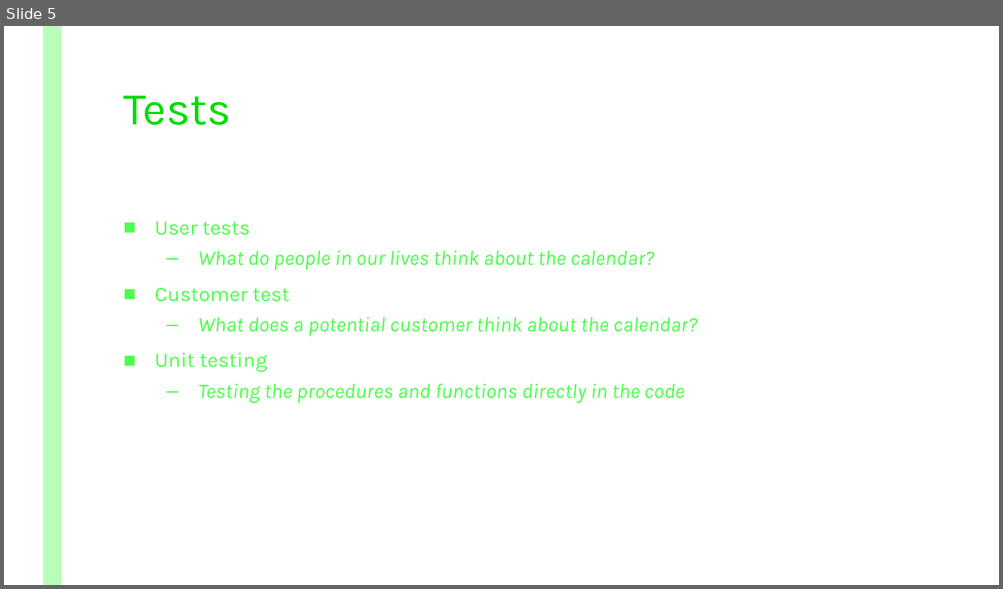
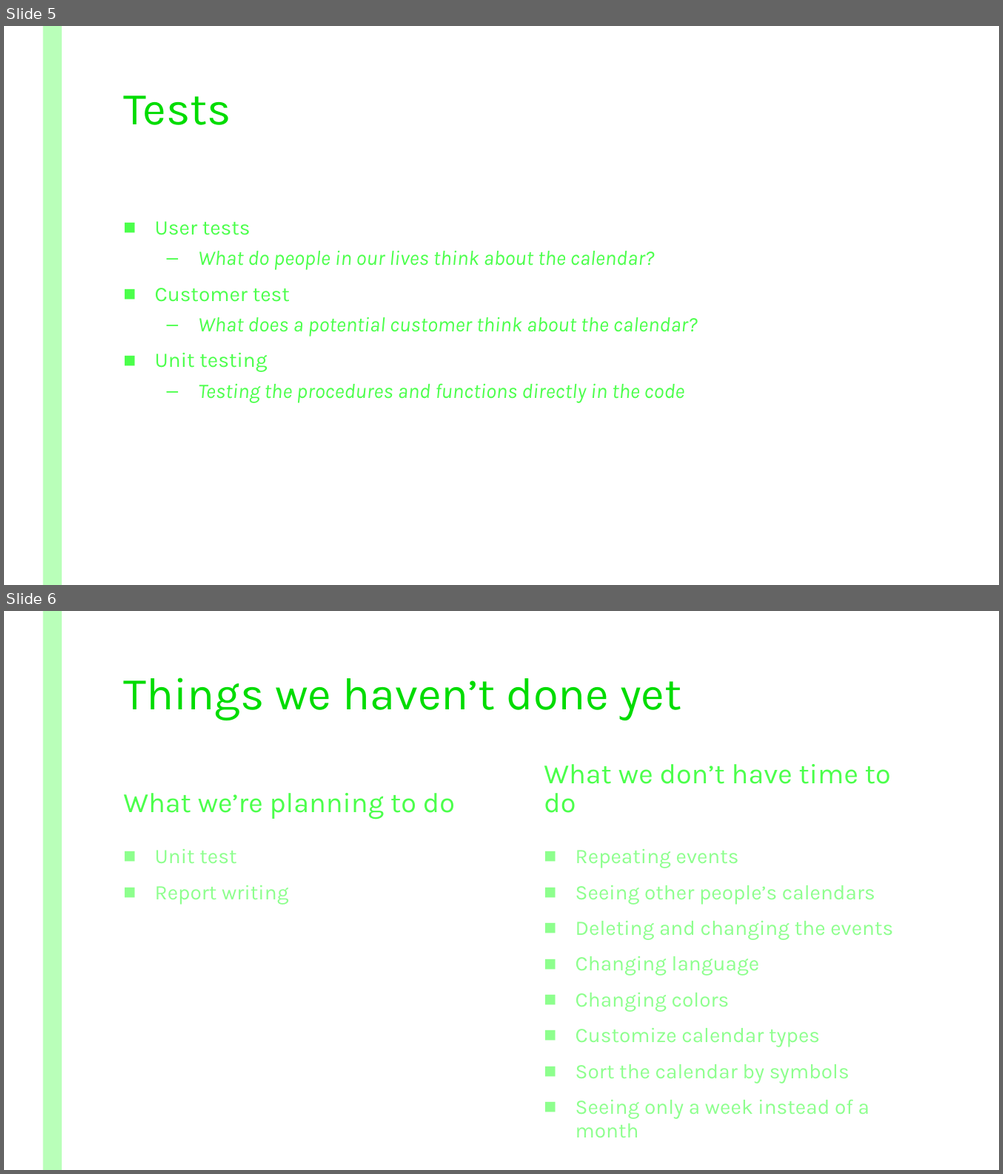
Before and after one commit to KatarinaHF/ProjektApp, a slide deck: CalendarApp_Powerpoint.pptx. Shown one above the other, each under a label of ours: slide 5 before the commit, slides 5 and 6 after it. The pictures are 1003x589 and 1003x1174 pixels, drawn with LibreOffice and Linux fonts; fonts in the diff are those of the drawing. Boxes give left, top, right and bottom in pixels: in the first picture for what was removed or moved away, otherwise in the second. Text is boxed around its words. In the diff, an @@ line names an element or a change of style, - is before the commit and + after.

```diff
--- a/CalendarApp_Powerpoint.pptx
+++ b/CalendarApp_Powerpoint.pptx
@@ slide 6 added at (4, 611, 999, 1170), background #FFFFFF; not listed: 1 template element that a slide beside it also shows @@
@@ title added at (123, 678, 681, 721), 44 pt, text #00DC00 @@
+Things we haven’t done yet
@@ text added at (543, 764, 891, 813), 27 pt, text #4BFF4B @@
+What we don’t have time to do
@@ text added at (123, 793, 455, 819), 27 pt, text #4BFF4B @@
+What we’re planning to do
@@ text added at (155, 849, 288, 905), 20 pt, text #8DFF8D @@
+■ Unit test
+■ Report writing
@@ text added at (575, 849, 893, 1138), 20 pt, text #8DFF8D @@
+■ Repeating events
+■ Seeing other people’s calendars
+■ Deleting and changing the events
+■ Changing language
+■ Changing colors
+■ Customize calendar types
+■ Sort the calendar by symbols
+■ Seeing only a week instead of a month
```
Also in this commit, not shown: 1 slide removed.
